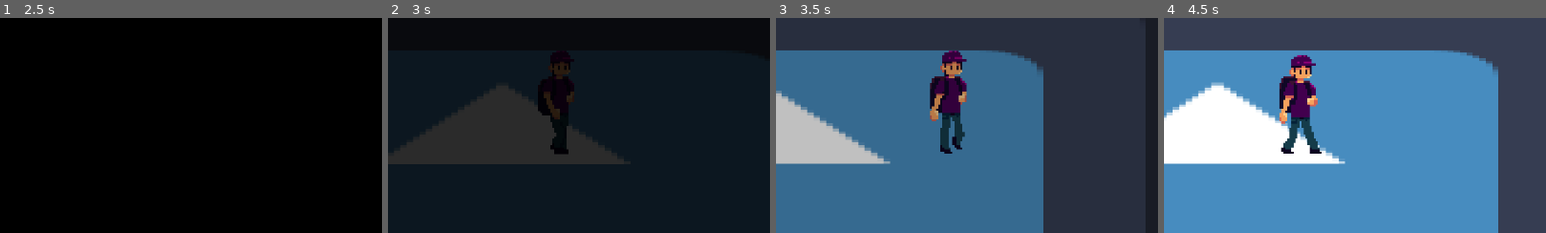
Above: before the commit, frames 1-4 (left to right).
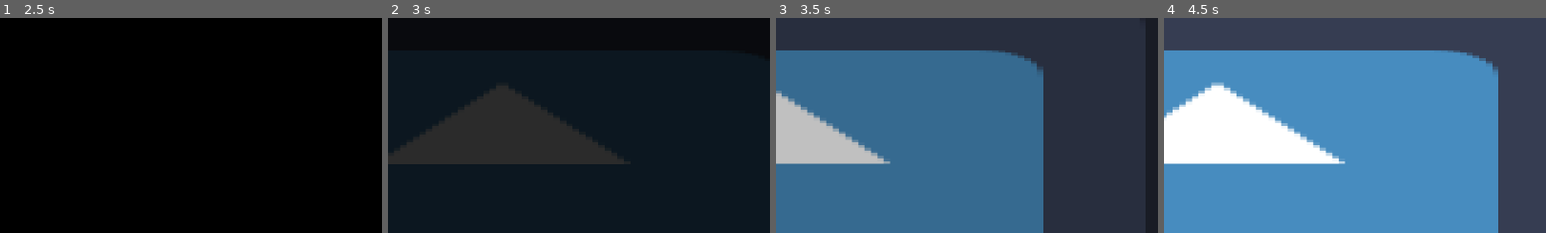
Above: after the commit, the same moments.

Repository: Ronbc779/Game-Jam
Game: Godot game, scene res://scenes/menu.tscn
Two runs of this game, one before a commit and one after it. Both use one fixed random seed, a clock stepped at 60 frames per second and the inputs below. The engine's default icon, where the game draws it, is replaced by a stand-in: a white triangle on a blue panel in a dark square.
Inputs:
- Up to frame 1 (2.5 s): click "START" at 0.5 s; click "START" at 1.25 s; hold D (right) from 2.03 s (still down); hold E (interact) from 2.03 s (still down)
- Up to frame 2 (3 s): keep holding D (right); tap Enter at 2.75 s; release E (interact) at 2.78 s; tap Ctrl (sprint) at 2.85 s
- Up to frame 3 (3.5 s): keep holding D (right)
- Up to frame 4 (4.5 s): release D (right) at 3.53 s; hold A (left) 3.53-4.28 s; hold E (interact) 3.53-4.28 s; hold D (right) from 4.28 s (still down); tap Ctrl (sprint) at 4.35 s
The pictures show only the part of the screen within x 31-81%, y 46-96%; the shares and areas given below are measured in that part.

Frame 1 is identical in both runs. In frame 2, 1.5% of the frame differs, in the area x 39-49%, y 20-64%; in frame 3, 3.0%; in frame 4, 3.1%, in the area x 30-42%, y 17-64%.

Commit message:
MOved foreground

Diff:
--- a/scenes/main.tscn
+++ b/scenes/main.tscn
@@ -189,14 +189,6 @@
 scale = Vector2(12.0625, 6.2890625)
 texture = ExtResource("2_0wfyh")
 
-[node name="Foreground" type="Parallax2D" parent="." unique_id=260017114]
-scroll_scale = Vector2(1.5, 1.5)
-
-[node name="Sprite2D" type="Sprite2D" parent="Foreground" unique_id=1149201009]
-position = Vector2(606, 509)
-scale = Vector2(10.703125, 4.5390625)
-texture = ExtResource("2_0wfyh")
-
 [node name="StaticBody2D" type="StaticBody2D" parent="." unique_id=1767108926]
 position = Vector2(550, 583)
 metadata/_edit_group_ = true
@@ -337,6 +329,14 @@
 edge_left_path = NodePath("../../EdgeLeft")
 edge_right_path = NodePath("../../EdgeRight")
 
+[node name="Foreground" type="Parallax2D" parent="." unique_id=260017114]
+scroll_scale = Vector2(1.5, 1.5)
+
+[node name="Sprite2D" type="Sprite2D" parent="Foreground" unique_id=1149201009]
+position = Vector2(606, 509)
+scale = Vector2(10.703125, 4.5390625)
+texture = ExtResource("2_0wfyh")
+
 [node name="pause_menu" type="CanvasLayer" parent="." unique_id=43070589]
 process_mode = 3
 visible = false
Not shown, added: assets/images/pfp/cardo_dalisay_pfp.PNG.import
Not shown, added: assets/images/pfp/marites_pfp.PNG.import
Not shown, added: assets/images/pfp/niki_batumbakal_pfp.PNG.import
Not shown, added: assets/images/toys/fidget.png.import
Not shown, added: assets/images/toys/hirono.png.import
Not shown, added: assets/images/toys/lego_blocks.png.import
